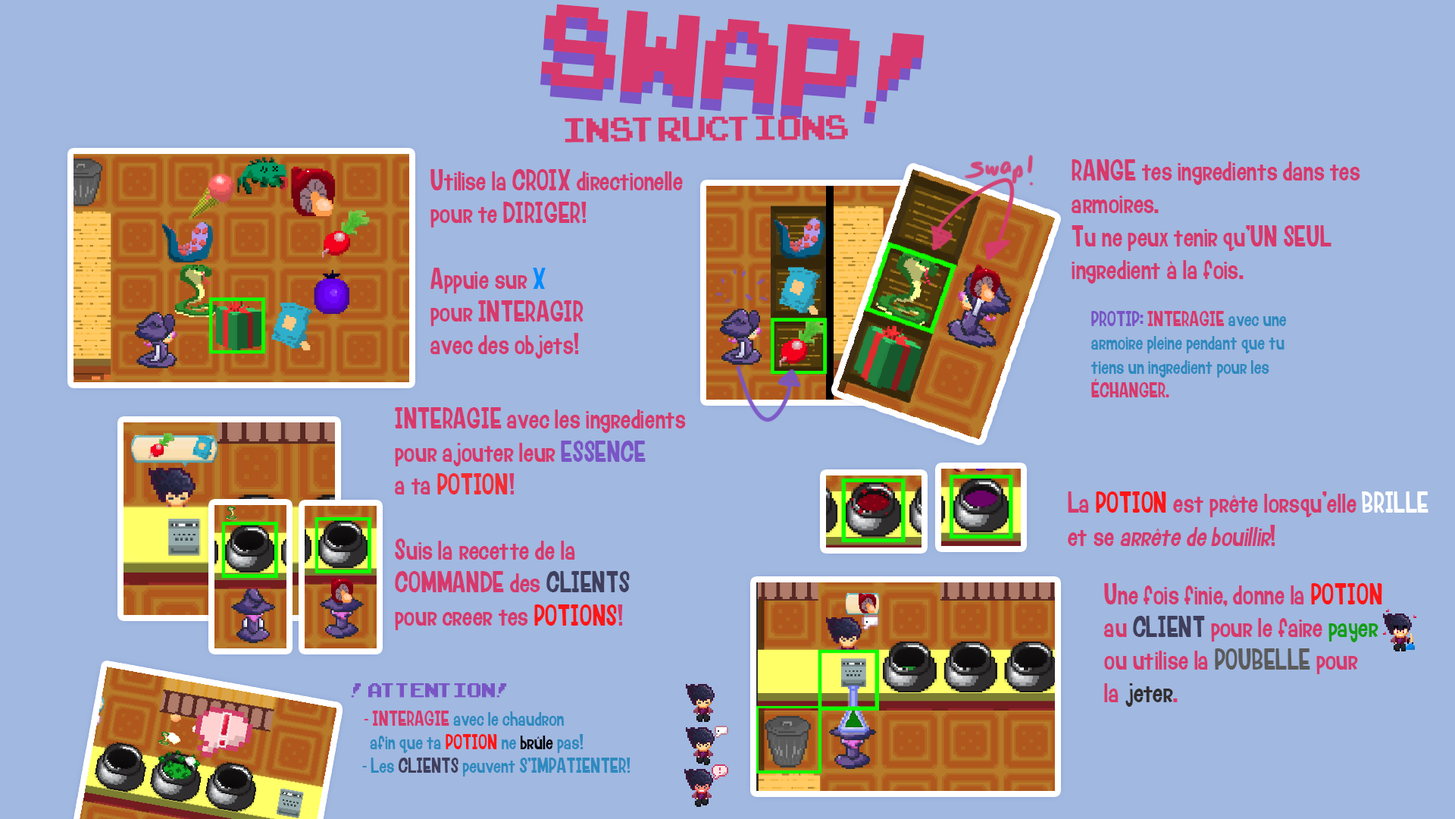
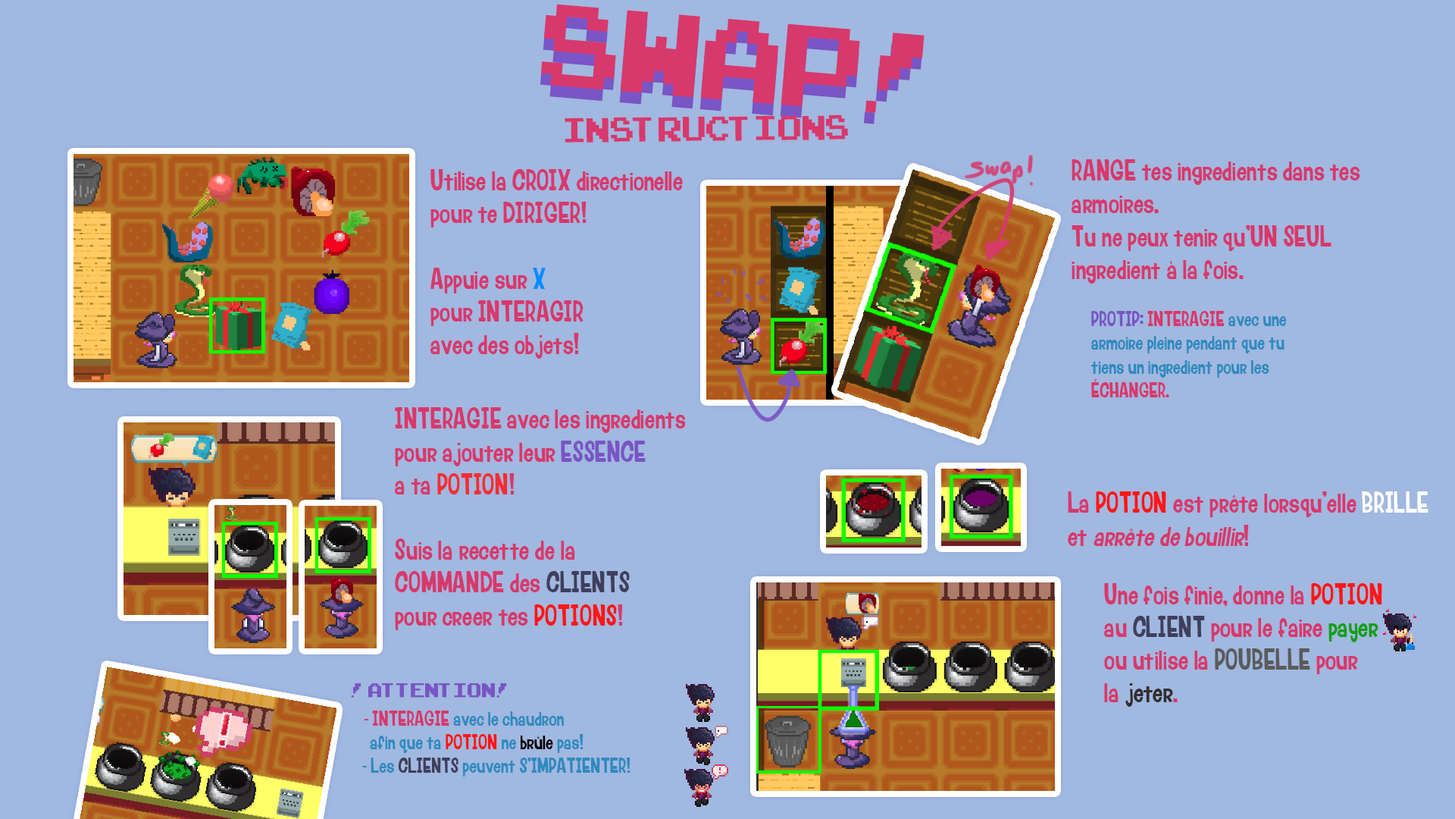
Layers edited between the first and the second 1455×819 image:
renamed "La POTION est prête lorsqu’elle BRILLE et se arrête de bouillir" to "La POTION est prête lorsqu’elle BRILLE et arrête de bouillir!", painted on it over [1093, 524, 1276, 546]
